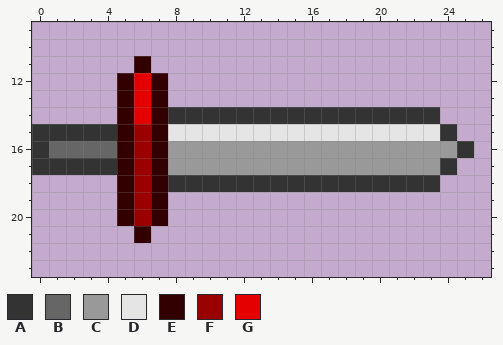
File history of a pixel-art sprite, images/sword.png. The first picture shows the starting point.
The file is 32x32 pixels. Shown: x 0..26, y 9..23.
Palette (. is transparent): A #333333  B #666666  C #999999  D #e5e5e5  E #330000  F #990000  G #e50000
Pixels before, first column x 0:
11 ......E...................
12 .....EGE..................
13 .....EGE..................
14 .....EGEAAAAAAAAAAAAAAAA..
15 AAAAAEFEDDDDDDDDDDDDDDDDA.
16 ABBBBEFECCCCCCCCCCCCCCCCCA
17 AAAAAEFECCCCCCCCCCCCCCCCA.
18 .....EFEAAAAAAAAAAAAAAAA..
19 .....EFE..................
20 .....EFE..................
21 ......E...................
After:
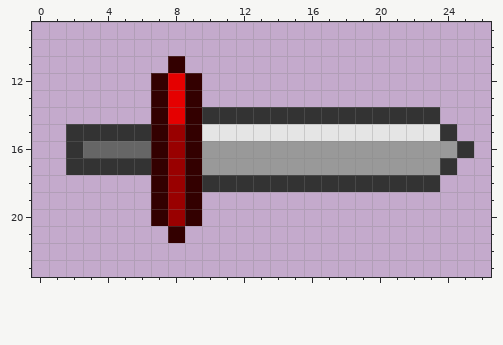
Edits made:
Changed rows in their new state; - is an unchanged pixel.
first column x 0:
11 ------.-E-
12 -----..-GE
13 -----..-GE
14 -----..-GE
15 ..---AA-FE
16 ..A--BB-FE
17 ..---AA-FE
18 -----..-FE
19 -----..-FE
20 -----..-FE
21 ------.-E-
Changed places in both pictures, as pixel boxes (x1, y1, x2, y2):
changed: (32, 56, 202, 243)
